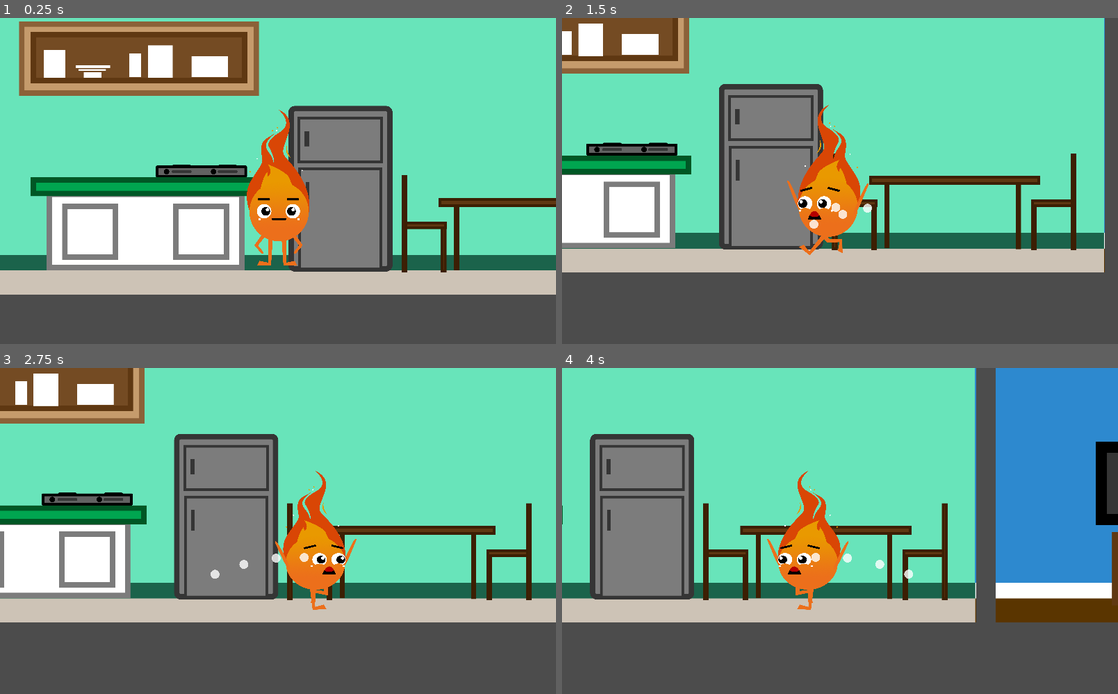
Above: before the commit, frames 1-4 (two rows, left to right).
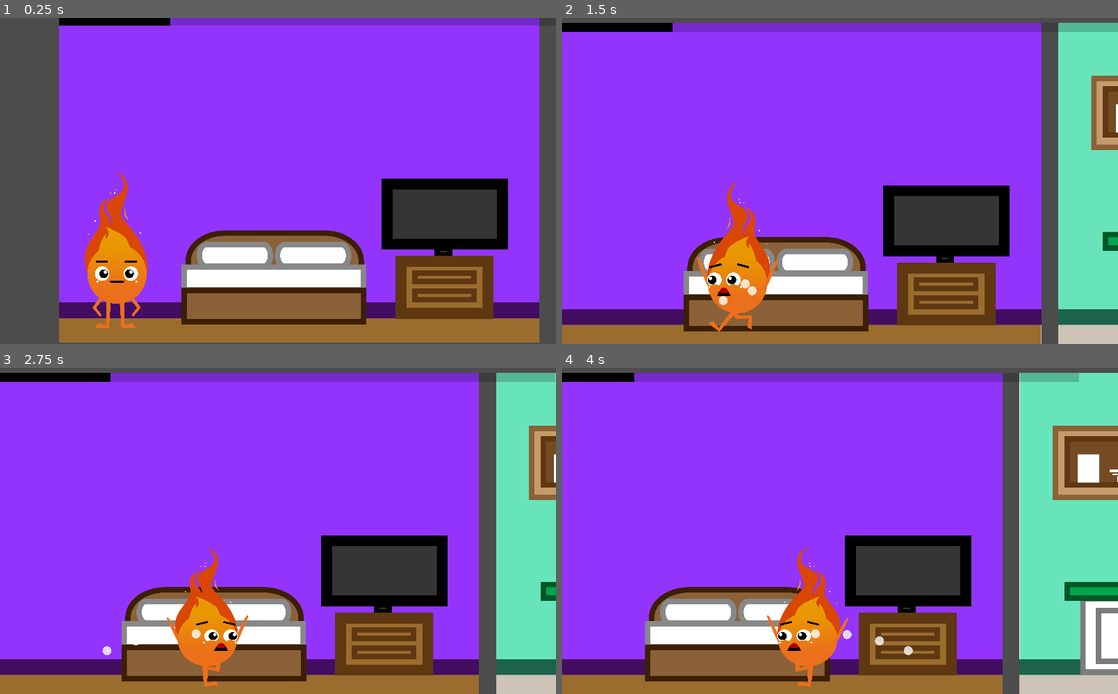
Above: after the commit, the same moments.

Repository: WorstGamesStartup/disaster_bsu
Game: Godot game, scene res://LEVEL_1.tscn
Same seed, same stepped clock (60 frames per second), same inputs: the game is played once before the commit and once after it.
Inputs:
- Up to frame 1 (0.25 s): no input
- Up to frame 2 (1.5 s): hold D (move_right) 0.53-1.28 s; hold A (move_left) from 1.28 s (still down)
- Up to frame 3 (2.75 s): release A (move_left) at 2.03 s; hold D (move_right) from 2.03 s (still down)
- Up to frame 4 (4 s): release D (move_right) at 3.53 s; hold A (move_left) from 3.53 s (still down)

The runs differ from the first frame. In frame 1, 97% of the frame differs, in the area x 0-100%, y 0-100%; in frame 2, 95%; in frame 3, 94%; in frame 4, 99%.

Commit message:
fix camera

Diff:
--- a/disaster_last/LEVEL_1.tscn
+++ b/disaster_last/LEVEL_1.tscn
@@ -33,8 +33,14 @@
 texture = ExtResource( 4 )
 
 [node name="Player" parent="." instance=ExtResource( 5 )]
-position = Vector2( 1453.21, 379.648 )
+position = Vector2( 104.486, 337.501 )
 
 [node name="CollisionShape2D" type="CollisionShape2D" parent="."]
 position = Vector2( 0, 590.223 )
 shape = SubResource( 1 )
+
+[node name="camera_limit" type="Node2D" parent="."]
+position = Vector2( 0, 593.138 )
+
+[node name="camera_limit2" type="Node2D" parent="."]
+position = Vector2( 3680.6, 593.138 )
--- a/disaster_last/Player_1.gd
+++ b/disaster_last/Player_1.gd
@@ -1,9 +1,17 @@
 extends KinematicBody2D
 
-var gravity_force = 100
+var gravity_force = 400
 var move_speed = 400
 var facing_left = false
 var velocity = Vector2()
+
+
+func _ready():
+	var limit = get_parent().get_node("camera_limit").position
+	$Camera2D.limit_left = limit.x
+	$Camera2D.limit_bottom = limit.y
+	var limit2 = get_parent().get_node("camera_limit2").position
+	$Camera2D.limit_right = limit2.x
 
 func _physics_process(delta):
 	velocity = Vector2.ZERO
